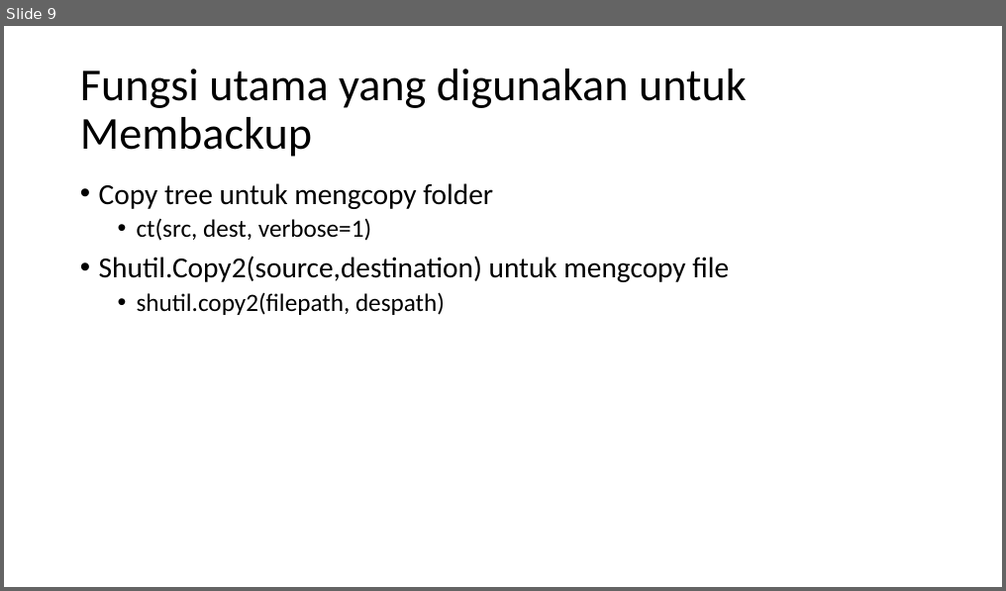
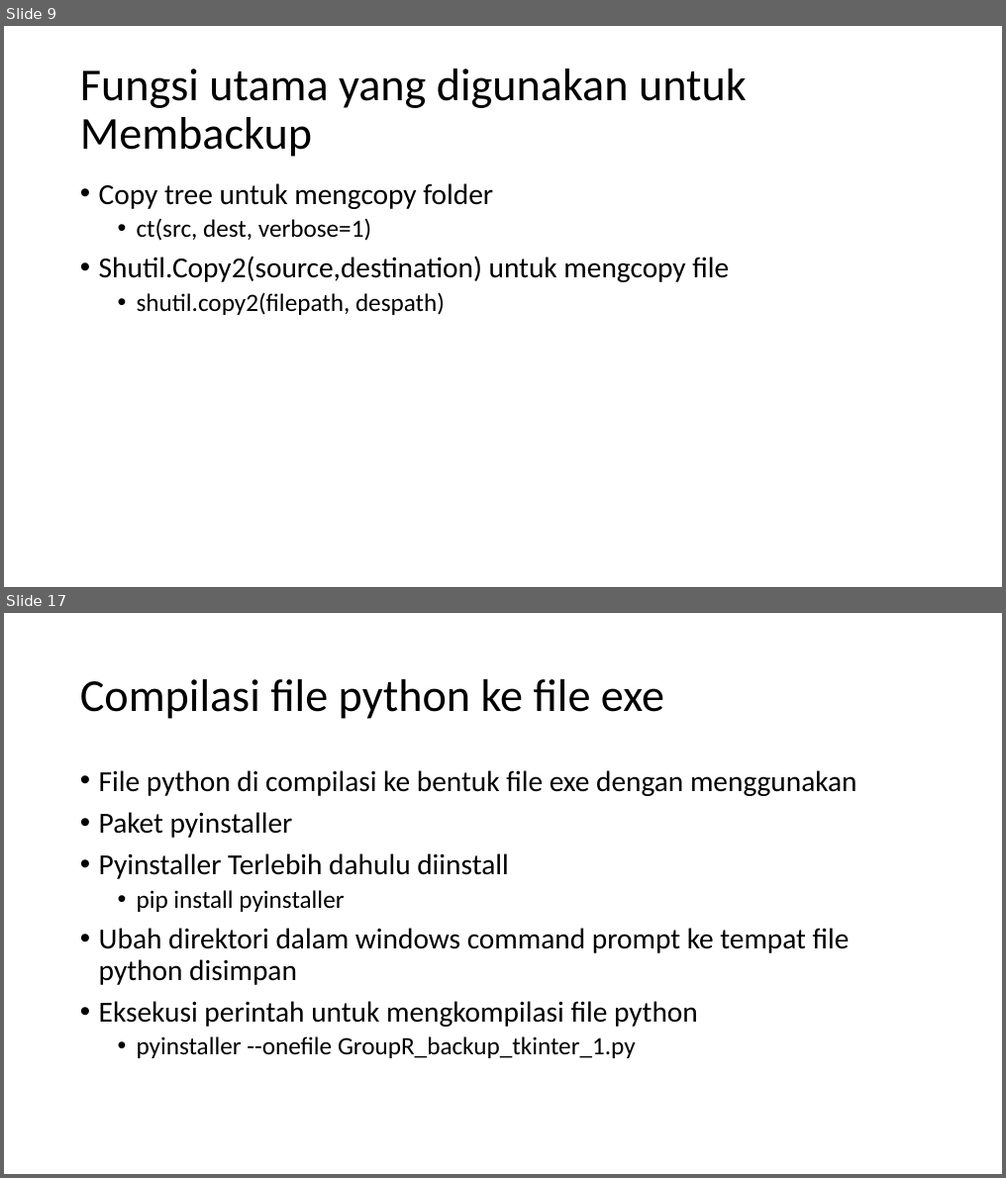
Before and after one commit to skeith/backupr, a slide deck: Aplikasi Backup file atau folder dengan Python-tkinter_baru.pptx. Shown one above the other, each under a label of ours: slide 9 before the commit, slides 9 and 17 after it; the slides between them are not shown. The pictures are 1006x591 and 1006x1178 pixels, drawn with LibreOffice and Linux fonts; fonts in the diff are those of the drawing. Boxes give left, top, right and bottom in pixels: in the first picture for what was removed or moved away, otherwise in the second. Text is boxed around its words. In the diff, an @@ line names an element or a change of style, - is before the commit and + after.

```diff
--- a/Aplikasi Backup file atau folder dengan Python-tkinter_baru.pptx
+++ b/Aplikasi Backup file atau folder dengan Python-tkinter_baru.pptx
@@ slide 17 added at box(4, 613, 1002, 1174), background #FFFFFF @@
@@ title added at box(80, 679, 664, 719), 44 pt, text #000000 @@
+Compilasi file python ke file exe
@@ text added at box(99, 770, 857, 1059), 28 pt, text #000000 @@
+• File python di compilasi ke bentuk file exe dengan menggunakan
+• Paket pyinstaller
+• Pyinstaller Terlebih dahulu diinstall
+  • pip install pyinstaller
+• Ubah direktori dalam windows command prompt ke tempat file python disimpan
+• Eksekusi perintah untuk mengkompilasi file python
+  • pyinstaller --onefile GroupR_backup_tkinter_1.py
```
Also in this commit, not shown: 6 slides changed, 7 other slides added, 1 slide removed.
